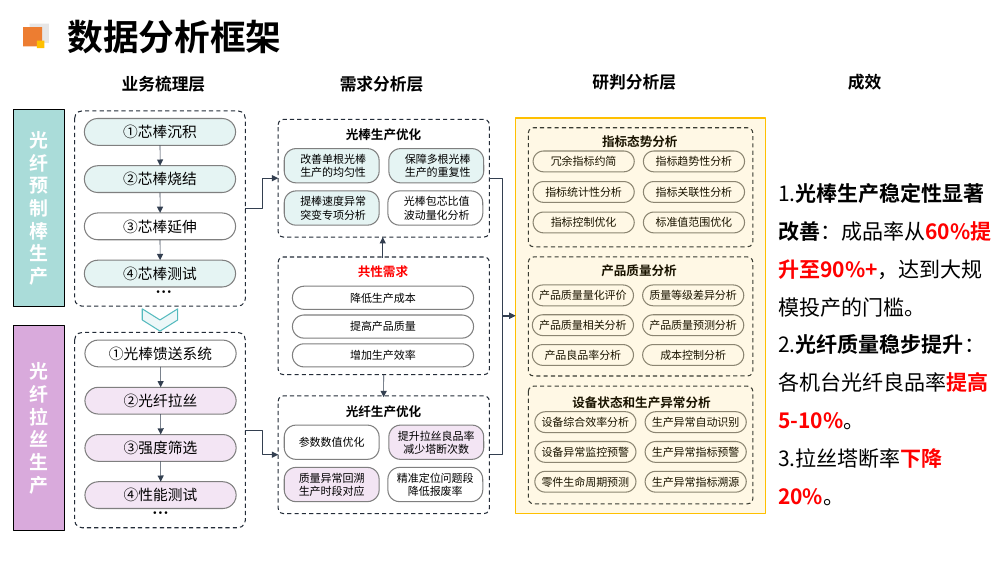
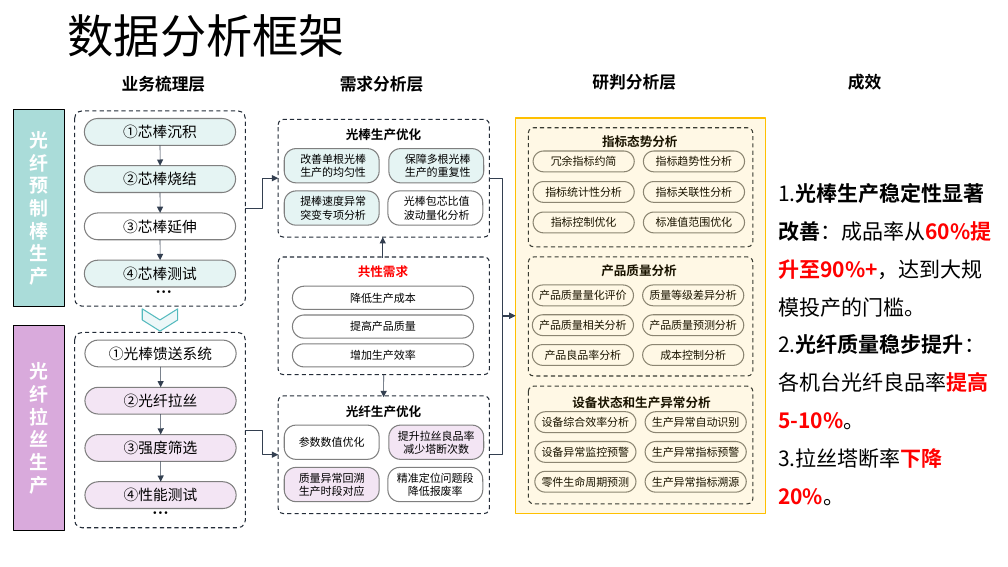
Before and after one commit to Light2077/LightNote, a slide deck: slide 3 of 其他/绘图.pptx (slide 4 before the commit). Drawn at 1008x567 pixels with LibreOffice and Linux fonts; fonts in the diff are those of the drawing. Boxes give left, top, right and bottom in pixels: in the first picture for what was removed or moved away, otherwise in the second. Text is boxed around its words. In the diff, an @@ line names an element or a change of style, - is before the commit and + after.

```diff
--- a/其他/绘图.pptx
+++ b/其他/绘图.pptx
@@ rectangle removed at [23, 27, 42, 46] @@
@@ rectangle removed at [29, 23, 48, 42] @@
@@ title "数据分析框架" at [68, 14, 345, 57]: size 34 to 44 pt, bold off @@
@@ rectangle removed at [37, 41, 45, 48] @@
```
Also in this commit, not shown: 1 other slide changed, 1 slide added, 1 slide removed, 25 other files.
